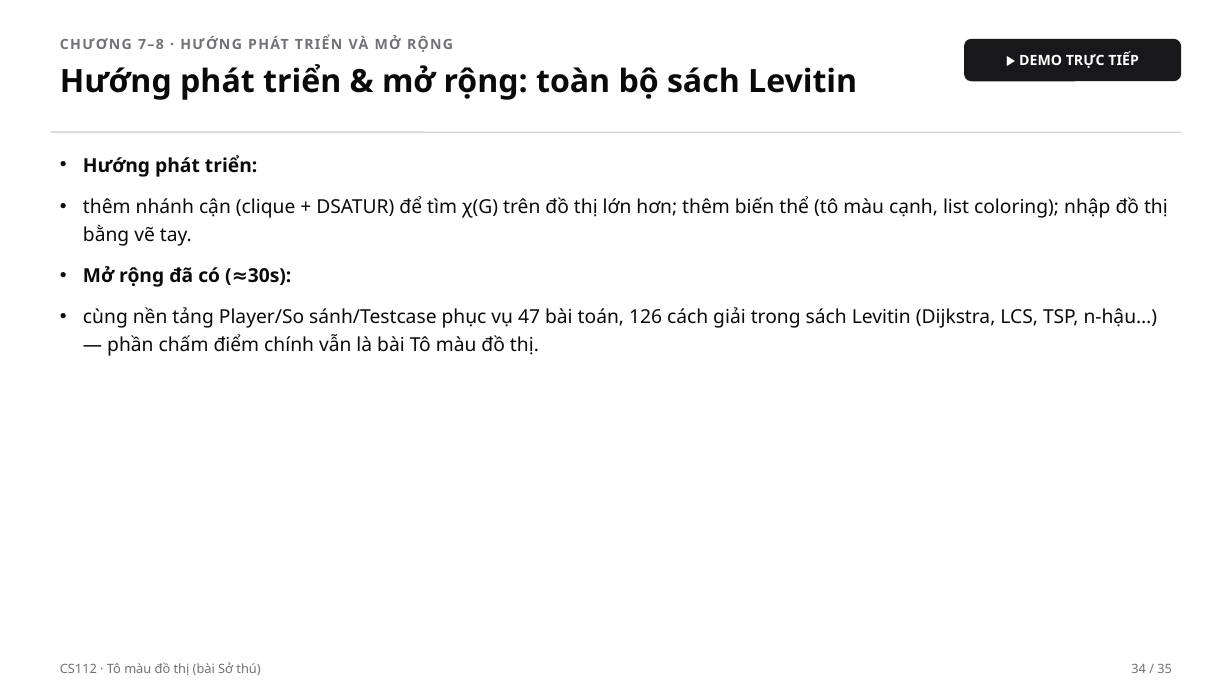
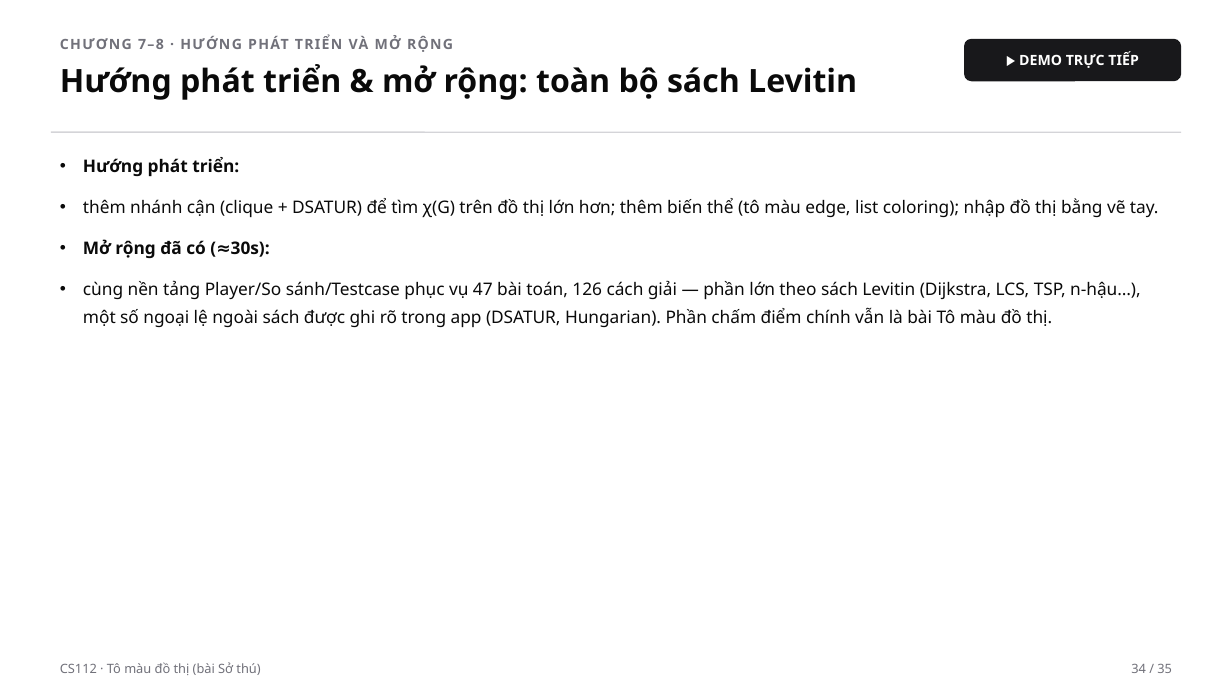
Before and after one commit to tkhieu/algorithm-visualizer, a slide deck: slide 34 of presentation/algorithm-visualizer-video.pptx. Drawn at 1232x693 pixels with LibreOffice and Linux fonts; fonts in the diff are those of the drawing. Boxes give left, top, right and bottom in pixels: in the first picture for what was removed or moved away, otherwise in the second. Text is boxed around its words. In the diff, an @@ line names an element or a change of style, - is before the commit and + after.

```diff
--- a/presentation/algorithm-visualizer-video.pptx
+++ b/presentation/algorithm-visualizer-video.pptx
@@ text at bbox=[83, 157, 270, 258]: size 15 to 13.5 pt in "Hướng phát triển:", "Mở rộng đã có (≈30s):" @@
@@ text at bbox=[83, 198, 1159, 217]: text changed; size 15 to 13.5 pt @@
-• thêm nhánh cận (clique + DSATUR) để tìm χ(G) trên đồ thị lớn hơn; thêm biến thể (tô màu cạnh, list coloring); nhập đồ thị bằng vẽ tay.
+• thêm nhánh cận (clique + DSATUR) để tìm χ(G) trên đồ thị lớn hơn; thêm biến thể (tô màu edge, list coloring); nhập đồ thị bằng vẽ tay.
@@ text at bbox=[83, 280, 1141, 327]: text changed; size 15 to 13.5 pt @@
-• cùng nền tảng Player/So sánh/Testcase phục vụ 47 bài toán, 126 cách giải trong sách Levitin (Dijkstra, LCS, TSP, n-hậu…) — phần chấm điểm chính vẫn là bài Tô màu đồ thị.
+• cùng nền tảng Player/So sánh/Testcase phục vụ 47 bài toán, 126 cách giải — phần lớn theo sách Levitin (Dijkstra, LCS, TSP, n-hậu…), một số ngoại lệ ngoài sách được ghi rõ trong app (DSATUR, Hungarian). Phần chấm điểm chính vẫn là bài Tô màu đồ thị.
```
Also in this commit, not shown: 25 other slides changed, 3 other files.
